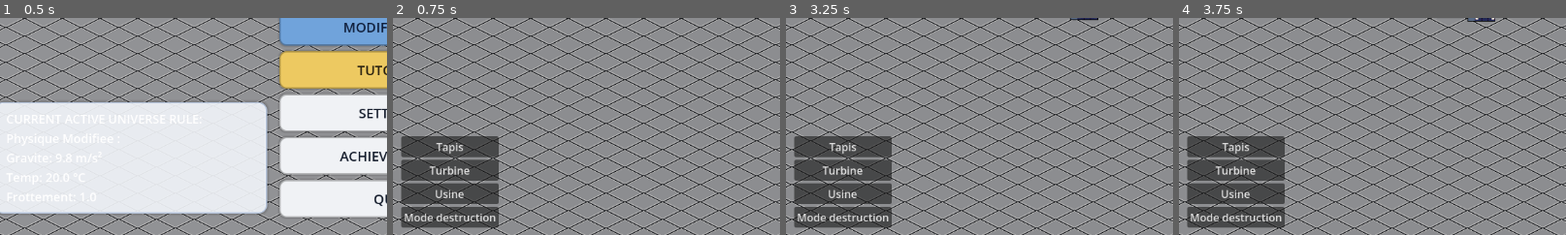
Above: before the commit, frames 1-4 (left to right).
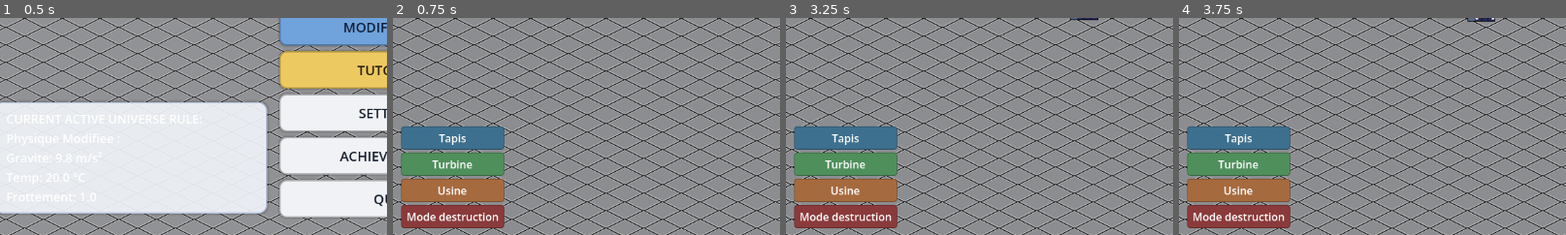
Above: after the commit, the same moments.

Repository: AApoLLoo/Projet
Game: Godot game, scene res://scene/main_menu.tscn
Two runs of this game, one before a commit and one after it. Both use one fixed random seed, a clock stepped at 60 frames per second and the inputs below.
Inputs:
- Up to frame 1 (0.5 s): no input
- Up to frame 2 (0.75 s): click "[START NEW GAME]" at 0.5 s
- Up to frame 3 (3.25 s): click "||" at 1.25 s; click ">" at 2 s; click ">>" at 2.75 s
- Up to frame 4 (3.75 s): click ">>>" at 3.5 s
The pictures show only the part of the screen within x 2-52%, y 50-100%; the shares and areas given below are measured in that part.

Frame 1 is identical in both runs. In frame 2, 12% of the frame differs, in the area x 2-29%, y 50-97%; in frame 3, 12%; in frame 4, 12%.

Commit message:
Touche en couleur
Ajout de couleurs sur les touches d'ajout/destuction de batiments

Diff:
--- a/scene/level.tscn
+++ b/scene/level.tscn
@@ -1,10 +1,9 @@
 [gd_scene format=4 uid="uid://d06nouei2i3yl"]
 
 [ext_resource type="Script" uid="uid://dg3krn5y8658m" path="res://script/BuildingManager.gd" id="2_u2b8d"]
-[ext_resource type="Script" path="res://scene/camera_controller.gd" id="3_0bn3b"]
+[ext_resource type="Script" uid="uid://k84hls15n7gq" path="res://scene/camera_controller.gd" id="3_0bn3b"]
 [ext_resource type="Script" uid="uid://dokhhfob5h6be" path="res://scene/level.gd" id="4_q3wyj"]
-[ext_resource type="Script" path="res://script/DayNightCycle.gd" id="5_ukt71"]
-[ext_resource type="Script" path="res://script/AutoLight.gd" id="6_ismto"]
+[ext_resource type="Script" uid="uid://bx6id27enx61e" path="res://script/DayNightCycle.gd" id="5_ukt71"]
 [ext_resource type="Script" uid="uid://d2gs4e03solck" path="res://scene/floor.gd" id="7_aw33w"]
 [ext_resource type="PackedScene" uid="uid://bnit1gqnd4kqp" path="res://scene/hud.tscn" id="7_bddx0"]
 [ext_resource type="Texture2D" uid="uid://bptn8q5sk28r5" path="res://asset/Tuiles_stan.png" id="7_u2b8d"]
@@ -15,13 +14,6 @@
 [sub_resource type="Gradient" id="Gradient_bddx0"]
 offsets = PackedFloat32Array(0, 0.5106383, 1)
 colors = PackedColorArray(0.14117648, 0, 0.5137255, 1, 0.97082883, 0.5449091, 0.08165432, 1, 0.14117648, 0, 0.5137255, 1)
-
-[sub_resource type="Gradient" id="Gradient_u2b8d"]
-colors = PackedColorArray(1, 1, 1, 1, 1, 1, 1, 1)
-
-[sub_resource type="GradientTexture2D" id="GradientTexture2D_aw33w"]
-gradient = SubResource("Gradient_u2b8d")
-fill_from = Vector2(0, 1)
 
 [sub_resource type="TileSetAtlasSource" id="TileSetAtlasSource_ktmlt"]
 texture = ExtResource("7_u2b8d")
--- a/script/HUD.gd
+++ b/script/HUD.gd
@@ -193,10 +193,15 @@
 		_start_building_process("turbine")
 	)
 
+	_style_button(btn_build_belt, Color.html("#3D6F8E"))
+	_style_button(btn_build_turbine, Color.html("#4F8F5B"))
+	_style_button(btn_build_factory, Color.html("#A66A3F"))
+
 	# --- BOUTON D'ANNULATION DU DERNIER BATIMENT (créé dynamiquement) ---
 	var undo_button: Button = Button.new()
 	undo_button.name = "BtnUndoBuild"
 	undo_button.text = "Annuler dernier bâtiment (50%)"
+	_style_button(undo_button, Color.html("#8A6D2E"))
 	undo_button.visible = false
 	# Positionnement simple : en bas du menu de construction si présent, sinon en haut à gauche
 	if build_menu_container:
@@ -226,6 +231,7 @@
 		var destroy_button: Button = Button.new()
 		destroy_button.name = "BtnDestroyMode"
 		destroy_button.text = "Mode destruction"
+		_style_button(destroy_button, Color.html("#8A3A3A"))
 		destroy_button.toggle_mode = true
 		destroy_button.set_pressed(false)
 		if build_menu_container:
@@ -439,3 +445,31 @@
 		building_manager.undo_last_build()
 	else:
 		print("Annulation impossible : BuildingManager introuvable ou méthode manquante")
+
+func _style_button(button: Button, base_color: Color, text_color: Color = Color.WHITE) -> void:
+	button.add_theme_stylebox_override("normal", _make_button_style(base_color))
+	button.add_theme_stylebox_override("hover", _make_button_style(base_color.lightened(0.15)))
+	button.add_theme_stylebox_override("pressed", _make_button_style(base_color.darkened(0.15)))
+
+	button.add_theme_color_override("font_color", text_color)
+	button.add_theme_color_override("font_hover_color", text_color)
+	button.add_theme_color_override("font_pressed_color", text_color)
+
+
+func _make_button_style(color: Color) -> StyleBoxFlat:
+	var style: StyleBoxFlat = StyleBoxFlat.new()
+	style.bg_color = color
+	style.border_color = color.darkened(0.35)
+	style.border_width_left = 1
+	style.border_width_top = 1
+	style.border_width_right = 1
+	style.border_width_bottom = 1
+	style.corner_radius_top_left = 4
+	style.corner_radius_top_right = 4
+	style.corner_radius_bottom_left = 4
+	style.corner_radius_bottom_right = 4
+	style.content_margin_left = 8
+	style.content_margin_right = 8
+	style.content_margin_top = 6
+	style.content_margin_bottom = 6
+	return style
